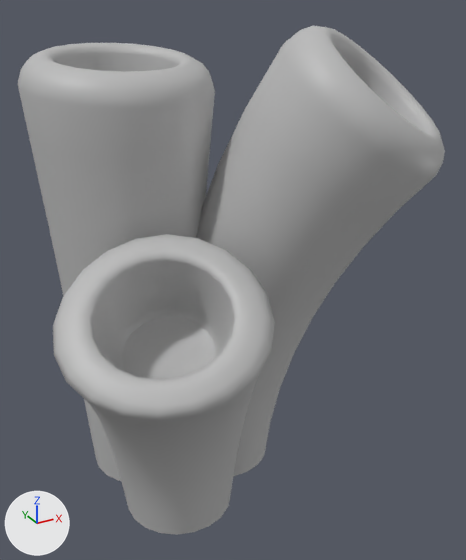
The FBX model Prototype_Two/Assets/KristyStuff/Coral_Bunch01.fbx as it was, and as the next commit left it.
Both versions are drawn from a 50 mm lens placed at (-0.0122, -0.0252, 0.0249), pointed at (0.0021, 0.0008, 0.0119). The lights are fixed; the arrows at lower left show +X, +Y and +Z. Where no turn or scale is listed for an object, it has been applied to the vertices.

The scene before the commit, as lines of its bpy script (objects in view):
```python
me_mesh = bpy.data.meshes.new('Mesh')
me_mesh.from_pydata(...)  # 361 vertices, 360 faces; spans x -0.0069..0.0025, y -0.009..0.0017, z 0.0..0.0154
me_mesh.materials.append(mat_lambert1)  # grey #bcbcbc
me_mesh_001 = bpy.data.meshes.new('Mesh.001')
me_mesh_001.from_pydata(...)  # 361 vertices, 360 faces; spans x -0.0029..0.0088, y -0.0092..0.0029, z 0.0..0.0237
me_mesh_001.materials.append(mat_lambert1)  # grey #bcbcbc
me_mesh_002 = bpy.data.meshes.new('Mesh.002')
me_mesh_002.from_pydata(...)  # 361 vertices, 360 faces; spans x -0.0045..0.0045, y -0.0045..0.0044, z 0.0..0.0228
me_mesh_002.materials.append(mat_lambert1)  # grey #bcbcbc
ob_coral_base1 = bpy.data.objects.new('Coral_Base1', me_mesh)
ob_coral_base1.location = (-0.00085, 0.00163, 0.0)
ob_coral_base2 = bpy.data.objects.new('Coral_Base2', me_mesh_001)
ob_coral_base2.location = (0.00239, 0.00304, 0.0)
ob_coral_base3 = bpy.data.objects.new('Coral_Base3', me_mesh_002)
ob_coral_base3.location = (-0.0018, 0.00485, 0.0)
```
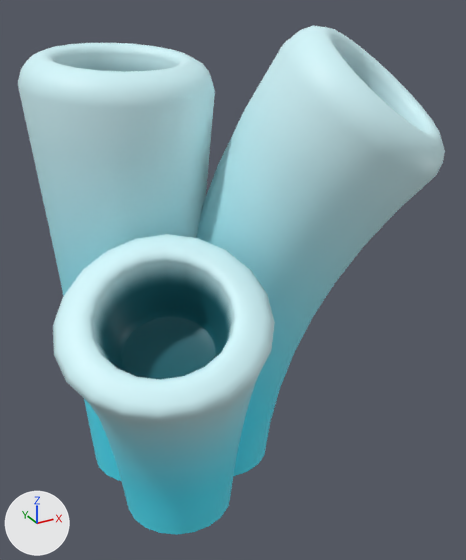
Boxes [x1, y1, x2, y2] around the edits, measured in the pictures (466 x 560 px):
'Coral_Base2', recoloured, surface changed (grey to cyan)
    both: [196, 26, 445, 476]
'Coral_Base1', recoloured, surface changed (grey to cyan)
    both: [53, 234, 275, 535]
'Coral_Base3', recoloured (grey to cyan)
    both: [18, 43, 215, 481]

The change, as a diff of the scene's bpy script:
```diff
--- a/Prototype_Two/Assets/KristyStuff/Coral_Bunch01.fbx.py
+++ b/Prototype_Two/Assets/KristyStuff/Coral_Bunch01.fbx.py
@@ img_coral_m_coral_cyan_basemap_png @@
+img_coral_m_coral_cyan_basemap_png = load_image('Coral_M_Coral_Cyan_BaseMap.png', '_unpacked/Coral_M_Coral_Cyan_BaseMap.png', 1024, 1024, 'sRGB')
@@ mat_m_coral_cyan @@
+mat_m_coral_cyan = principled_material('M_Coral_Cyan')
+mat_m_coral_cyan.texture = img_coral_m_coral_cyan_basemap_png
@@ me_mesh_002 @@
 me_mesh_002.from_pydata(...)  # 361 vertices, 360 faces; spans x -0.0045..0.0045, y -0.0045..0.0044, z 0.0..0.0228
-me_mesh_002.materials.append(mat_lambert1)  # grey #bcbcbc
+me_mesh_002.materials.append(mat_m_coral_cyan)  # picture img_coral_m_coral_cyan_basemap_png
@@ me_mesh_001 @@
 me_mesh_001.from_pydata(...)  # 361 vertices, 360 faces; spans x -0.0029..0.0088, y -0.0092..0.0029, z 0.0..0.0237
 # used by ob_coral_base2; location = (0.00239, 0.00304, 0.0)
-me_mesh_001.materials.append(mat_lambert1)  # grey #bcbcbc
+# me_mesh_001 part 2: texture (UV) coordinates of 360 of 360 faces, centred in x -0.0029..0.0087, y -0.0091..0.0029, z 0.0012..0.0236, changed; they spanned u 0.34..0.66, v 0.31..1.0 and now span u 0.0..1.0, v 0.0..1.0
+me_mesh_001.materials.append(mat_m_coral_cyan)  # picture img_coral_m_coral_cyan_basemap_png
@@ me_mesh @@
 me_mesh.from_pydata(...)  # 361 vertices, 360 faces; spans x -0.0069..0.0025, y -0.009..0.0017, z 0.0..0.0154
 # used by ob_coral_base1; location = (-0.00085, 0.00163, 0.0)
-me_mesh.materials.append(mat_lambert1)  # grey #bcbcbc
+# me_mesh part 1: texture (UV) coordinates of 360 of 360 faces, centred in x -0.0068..0.0024, y -0.0089..0.0017, z 0.0009..0.0153, changed; they spanned u 0.34..0.66, v 0.31..1.0 and now span u 0.0..1.0, v 0.0..1.0
+me_mesh.materials.append(mat_m_coral_cyan)  # picture img_coral_m_coral_cyan_basemap_png
```
